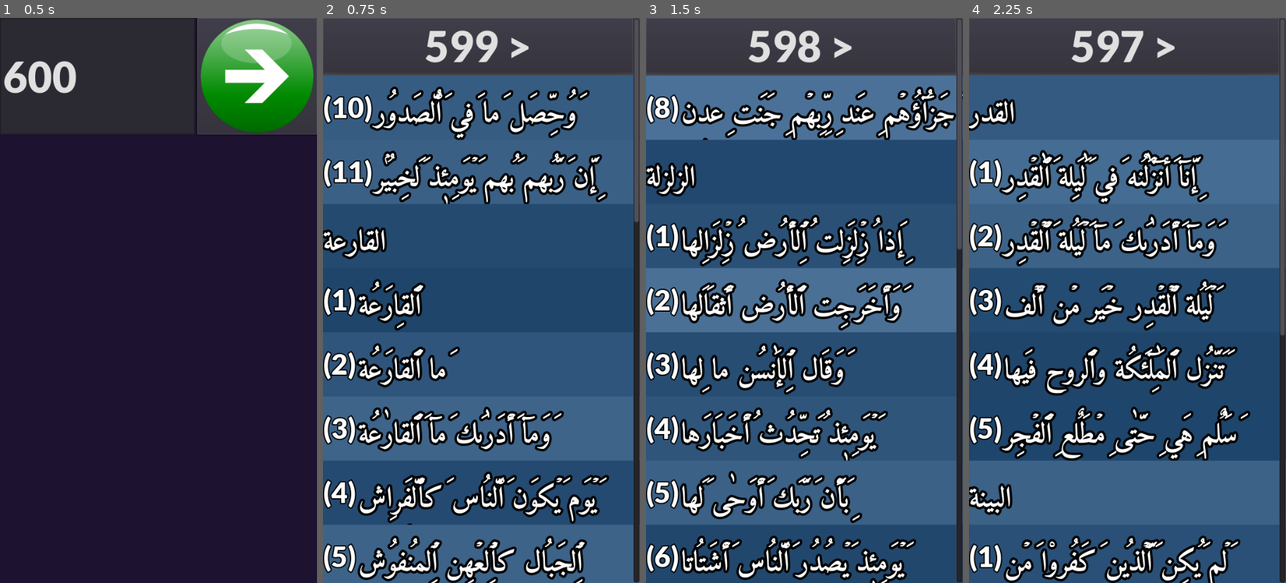
Above: before the commit, frames 1-4 (left to right).
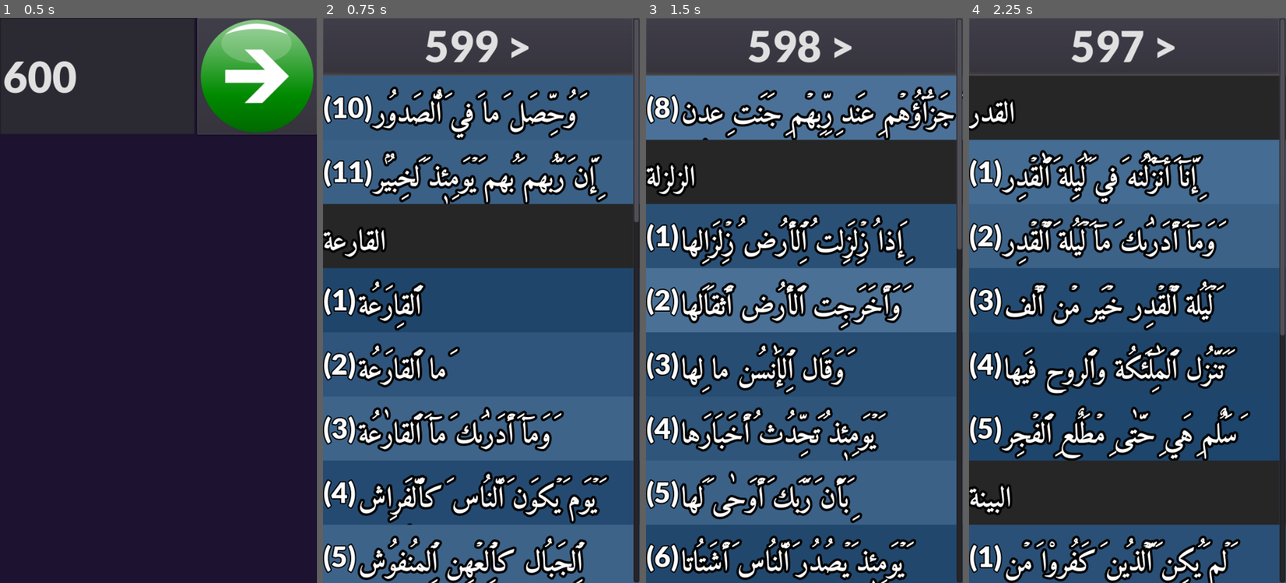
Above: after the commit, the same moments.

Repository: nightblade9/read-quran
Game: Godot game, scene res://scenes/HomeScreen.tscn
The game is run twice, just before and just after one commit, with the same random seed, the same clock (stepped at 60 frames per second) and the same inputs.
Inputs (mouse positions are in pixels of both pictures, inside the frame that each line leads up to):
- Up to frame 1 (0.5 s): no input
- Up to frame 2 (0.75 s): click (579, 74) at 0.5 s
- Up to frame 3 (1.5 s): click "599 >" at 1.25 s
- Up to frame 4 (2.25 s): click "598 >" at 2 s

Frame 1 is identical in both runs. In frame 2, 11% of the frame differs, in the area x 0-100%, y 32-45%; in frame 3, 11%; in frame 4, 22%, in the area x 0-100%, y 10-90%.

Commit message:
Polish: surah header is a dark grey colour

Diff:
--- a/source/scenes/AyahHbox.gd
+++ b/source/scenes/AyahHbox.gd
@@ -4,11 +4,14 @@
 onready var _number_label = $HBoxContainer/NumberLabel
 onready var _arabic_label = $HBoxContainer/ArabicLabel
 
+const _HEADER_COLOUR:Color = Color(0.15, 0.15, 0.15)
+
 func _ready():
-	var intensity = 0.1 + (randf() * 0.2)
-	_background.color.r = intensity
-	_background.color.g = intensity + 0.15
-	_background.color.b = intensity + 0.30
+	if _background.color != _HEADER_COLOUR: # not header
+		var intensity = 0.1 + (randf() * 0.2)
+		_background.color.r = intensity
+		_background.color.g = intensity + 0.15
+		_background.color.b = intensity + 0.30
 
 	# Expand to fit contents; +N so tashkeel (kasra) don't get cut off
 	self.rect_min_size.y = _arabic_label.get_minimum_size().y + 20
@@ -20,5 +23,6 @@
 
 func show_header():
 	_number_label.queue_free()
-	pass # TODO: override/bigger somehow
+	_background.color = _HEADER_COLOUR
+	pass # TODO: font override/bigger somehow
 	# TODO: center text, too
